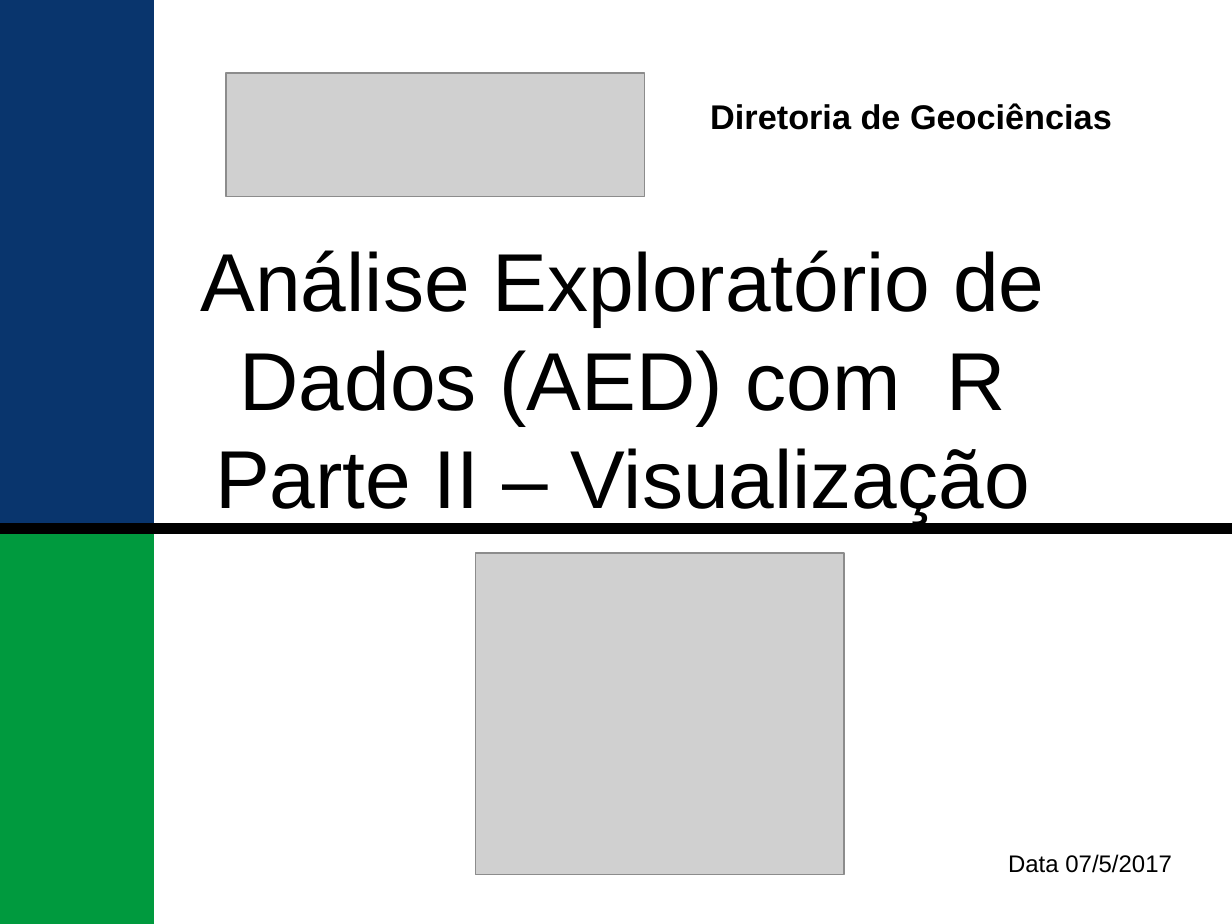
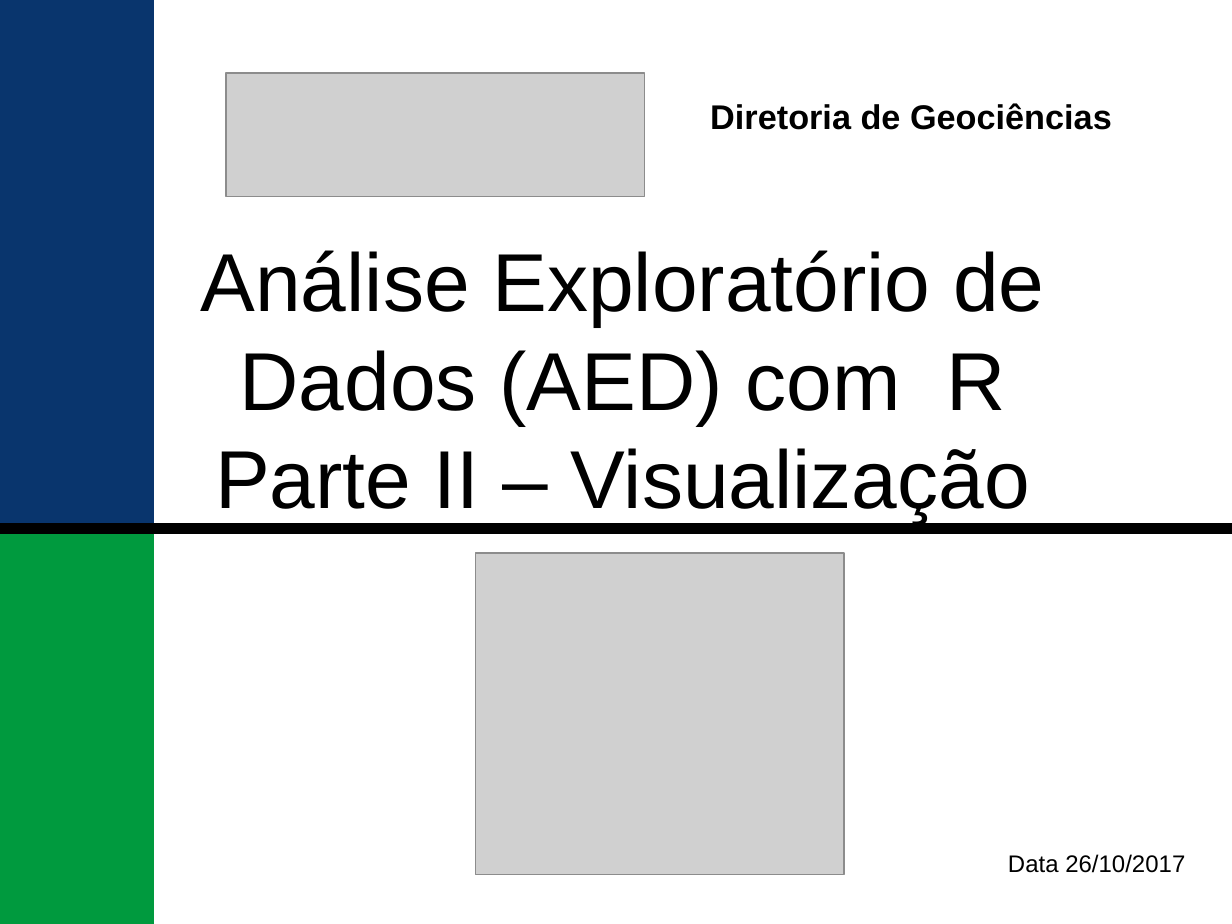
Before and after one commit to HumbertoSubiza/AED-II, a slide deck: slide 1 of 01 conceitos basicos.odp. Drawn at 1232x924 pixels with LibreOffice and Linux fonts; fonts in the diff are those of the drawing; grey boxes stand for pictures; background and template pictures are left out. Boxes give left, top, right and bottom in pixels: in the first picture for what was removed or moved away, otherwise in the second. Text is boxed around its words. In the diff, an @@ line names an element or a change of style, - is before the commit and + after.

```diff
--- a/01 conceitos basicos.odp
+++ b/01 conceitos basicos.odp
@@ text at box(1008, 854, 1185, 873): text changed @@
-Data 07/5/2017
+Data 26/10/2017
```
Also in this commit, not shown: 4 other slides changed, 2 slides added, 3 slides removed, 2 other files.
